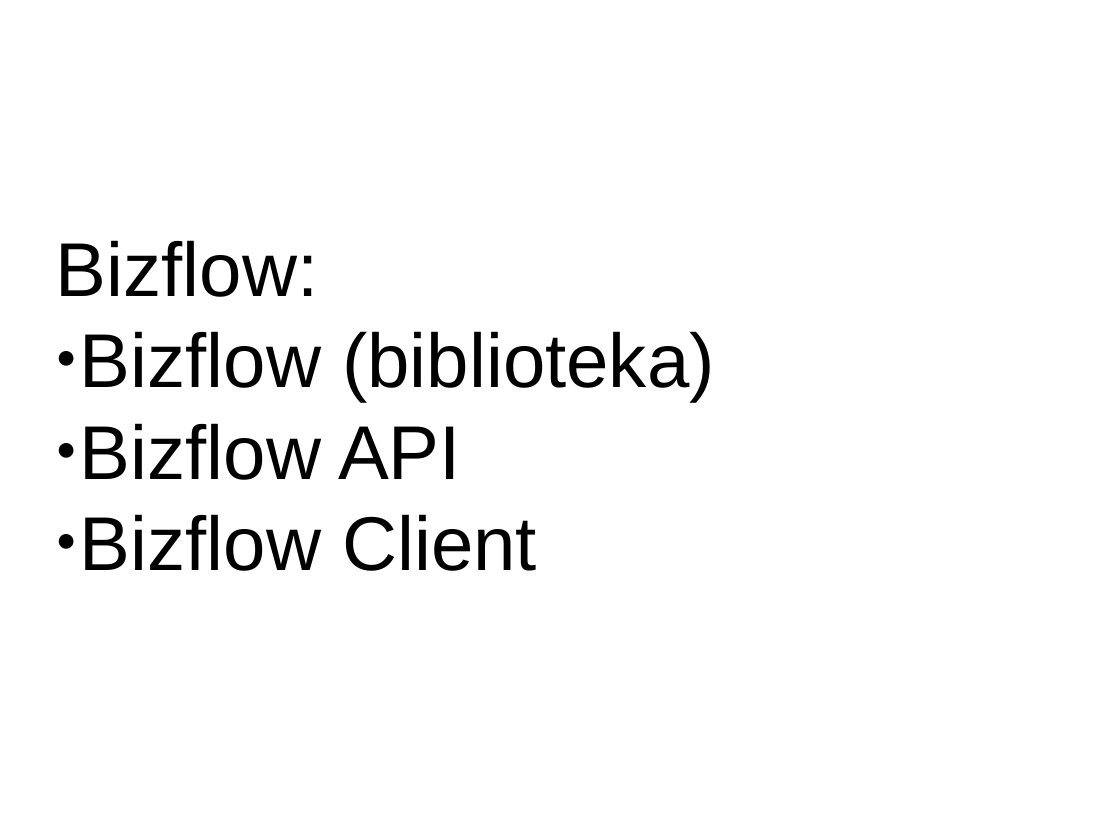
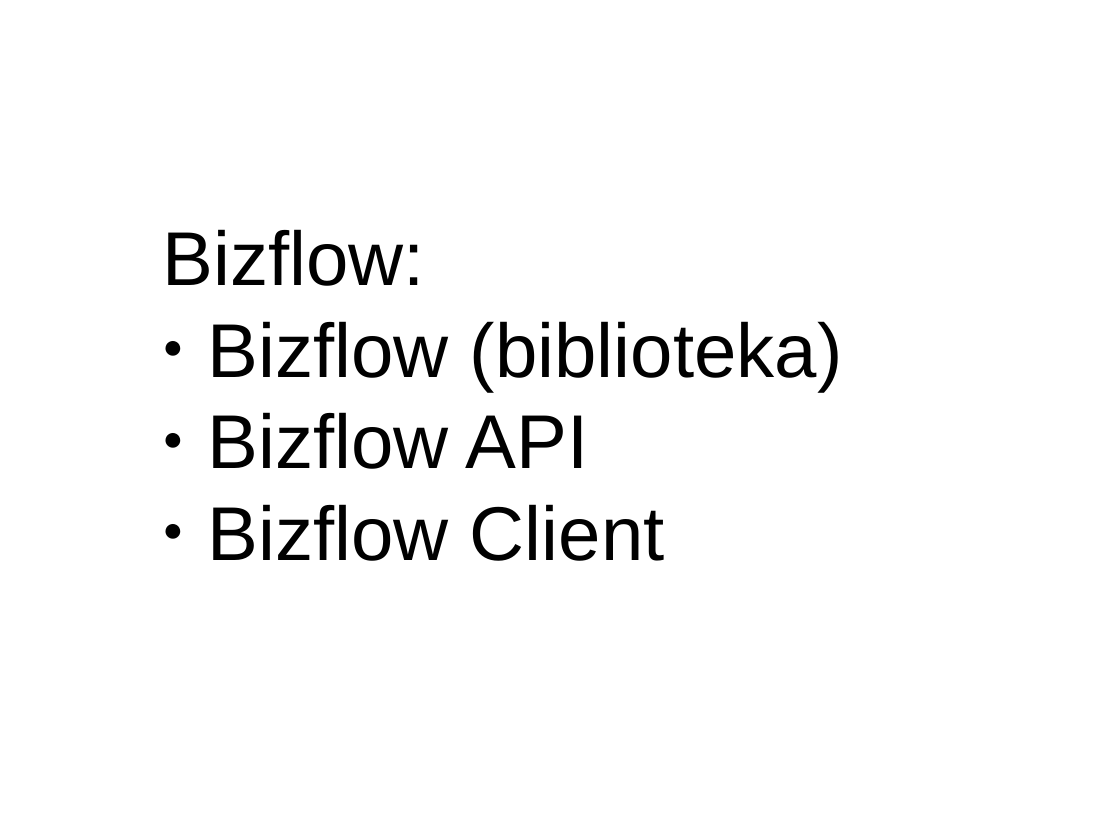
Before and after one commit to sljuka/bizflow, a slide deck: slide 13 of text/prezentacija.odp (slide 15 before the commit). Drawn at 1120x840 pixels with LibreOffice and Linux fonts; fonts in the diff are those of the drawing. Boxes give left, top, right and bottom in pixels: in the first picture for what was removed or moved away, otherwise in the second. Text is boxed around its words. In the diff, an @@ line names an element or a change of style, - is before the commit and + after.

```diff
--- a/text/prezentacija.odp
+++ b/text/prezentacija.odp
@@ subtitle "Bizflow:" rewrapped from [56, 240, 715, 571] to [163, 229, 843, 561] @@
```
Also in this commit, not shown: 7 other slides changed, 2 slides added, 6 slides removed, 1 other file.
